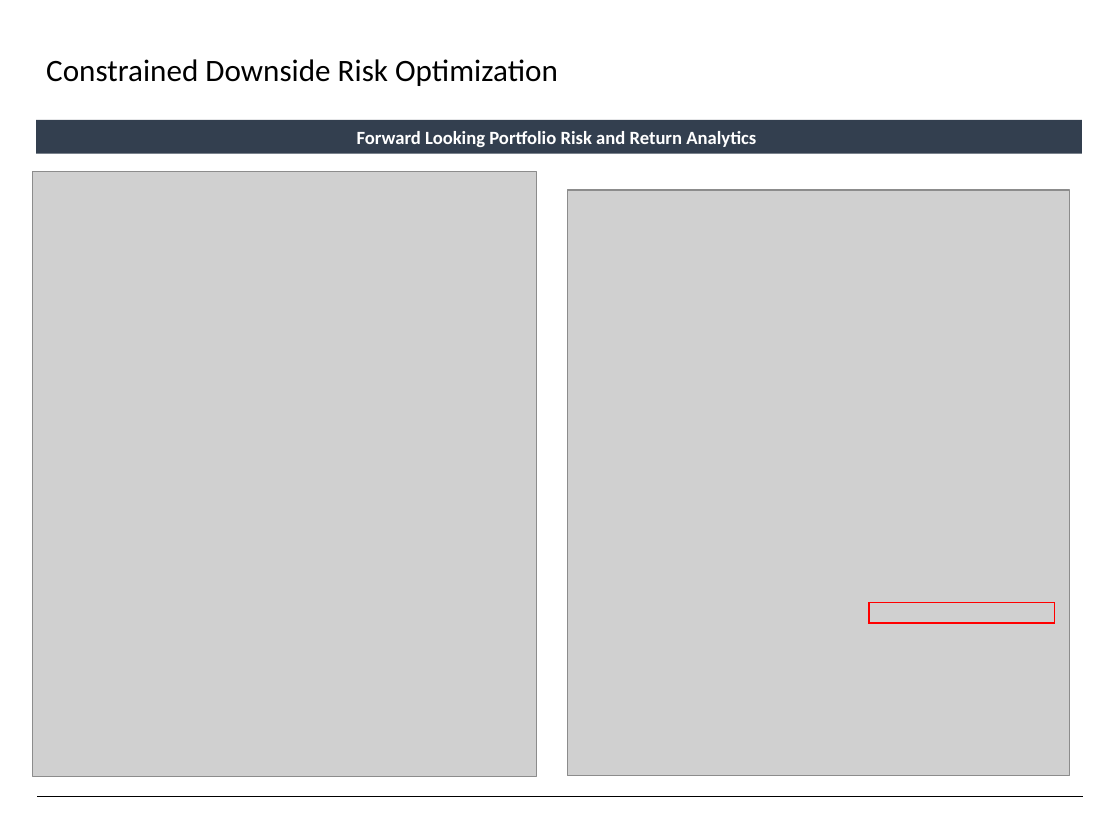
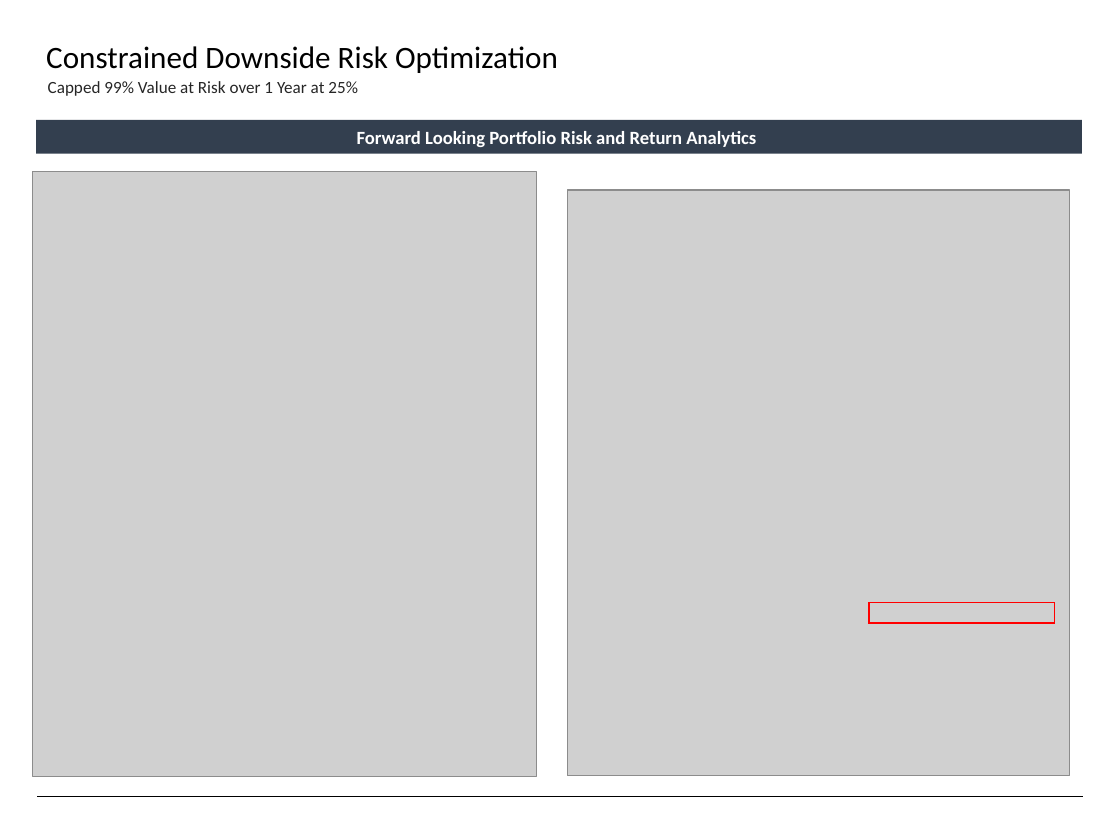
Before and after one commit to fabarker/epsilon-phi, a slide deck: slide 18 of epsilon-phi-core/src/python/epsilonPhi/ep_saa/marketing/Slides.pptx. Drawn at 1120x840 pixels with LibreOffice and Linux fonts; fonts in the diff are those of the drawing; grey boxes stand for pictures. Boxes give left, top, right and bottom in pixels: in the first picture for what was removed or moved away, otherwise in the second. Text is boxed around its words. In the diff, an @@ line names an element or a change of style, - is before the commit and + after.

```diff
--- a/epsilon-phi-core/src/python/epsilonPhi/ep_saa/marketing/Slides.pptx
+++ b/epsilon-phi-core/src/python/epsilonPhi/ep_saa/marketing/Slides.pptx
@@ text "Constrained Downside Risk Optimization": place and size @@
-text "Constrained Downside Risk Optimization" at (46,59,558,86)
+text "Constrained Downside Risk Optimization" at (46,46,558,73)
@@ text added at (48,81,358,96), 11 pt, text #262626 @@
+Capped 99% Value at Risk over 1 Year at 25%
```
Also in this commit, not shown: 18 other slides changed, 1 slide added, 1 other file.
